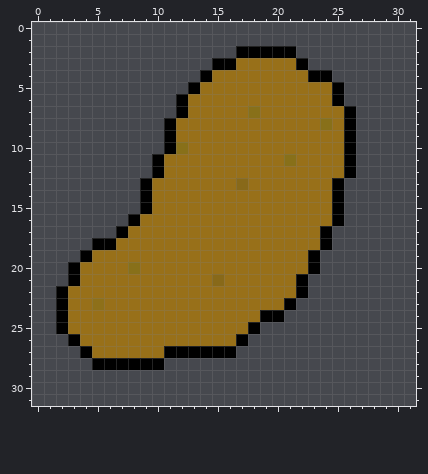
One commit to this pixel-art sprite: assets/potato.png. Above, as it was before the edit.
The file is 32x32 pixels. Pixels under 10% opacity are left out. Colours within 5 levels of each other are drawn and written as one.
After the commit:
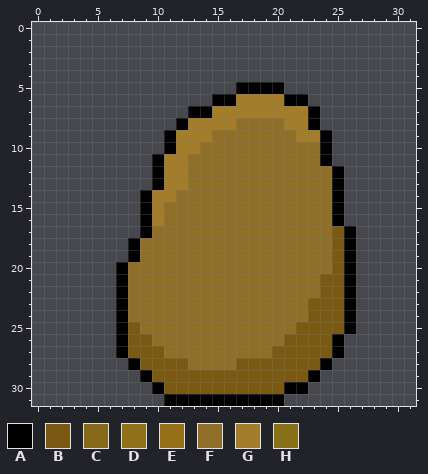
Palette (. is transparent): A #000000  B #7a5a13  C #886919  D #8e7019  E #987019  F #907029  G #a37d29  H #887019
The commit says: Implemented function flow which allows the player to plant a potato.
Change:
Changed rows in their new state; - is an unchanged pixel.
first column x 2:
 2 ---------------.....-----
 3 -------------........----
 4 ------------...........--
 5 -----------....AAAA.....-
 6 ----------...AAGGGGAA...-
 7 ----------.AAGGGGGGGGA...
 8 ---------.AGGGGFFFFGGA...
 9 ----------GGGFFFFFFFGGA..
10 ----------GGFFFFFFFFFFA..
11 ---------GGFFFFFFFFFFFA..
12 ---------GGFFFFFFFFFFFFA.
13 -------.AGGFFFFFFFFFFFF--
14 --------GGFFFFFFFFFFFFF--
15 --------GFFFFFFFFFFFFFF--
16 ------.AGFFFFFFFFFFFFFF--
17 -----..AFFFFFFFFFFFFFFFBA
18 ---...AFFFFFFFFFFFFFFFFBA
19 --....AFFFFFFFFFFFFFFFFBA
20 -....AFFFFFFFFFFFFFFFFFBA
21 -....AFFFFFFFFFFFFFFFFBBA
22 .....AFFFFFFFFFFFFFFFFBBA
23 .....AFFFFFFFFFFFFFFFBBBA
24 .....AFFFFFFFFFFFFFFFBBBA
25 .....ABFFFFFFFFFFFFFBBBBA
26 -....ABBFFFFFFFFFFFBBBBA-
27 --...ABBBFFFFFFFFFBBBBBA-
28 ---...-BBBBFFFFBBBBBBBA--
29 -------ABBBBBBBBBBBBBA---
30 --------ABBBBBBBBBBAA----
31 ---------AAAAAAAAAA------
